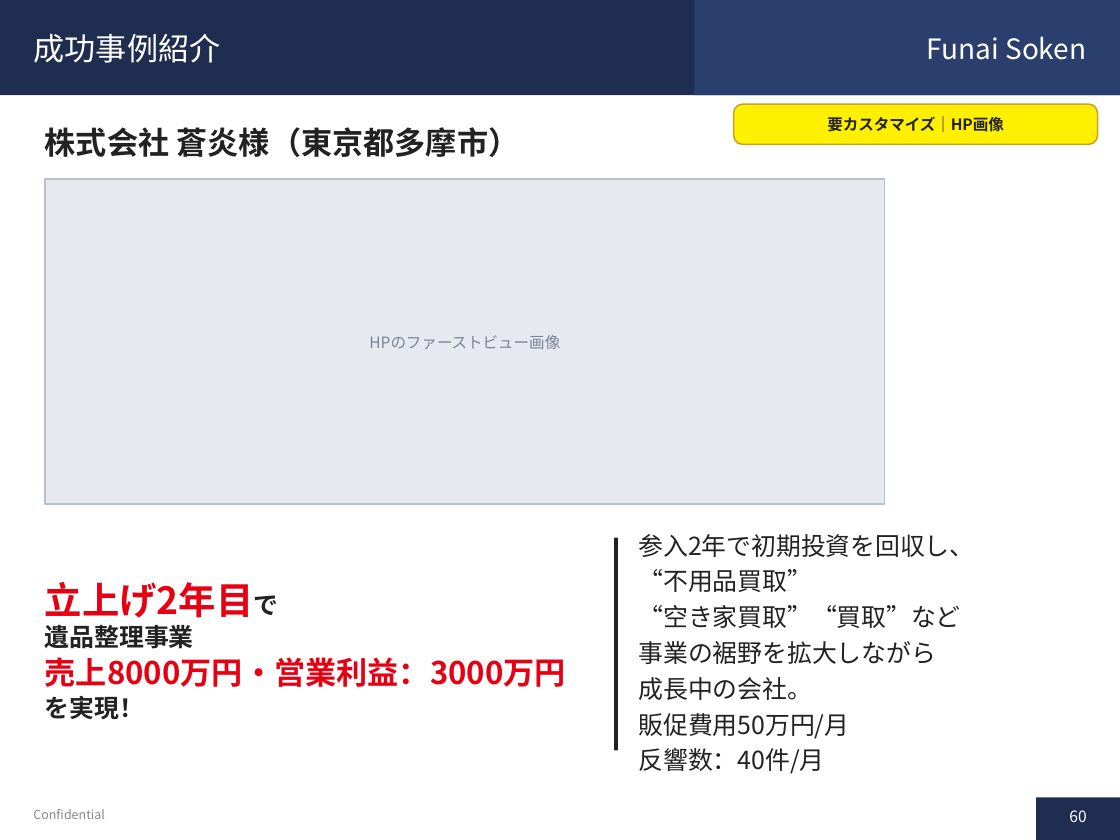
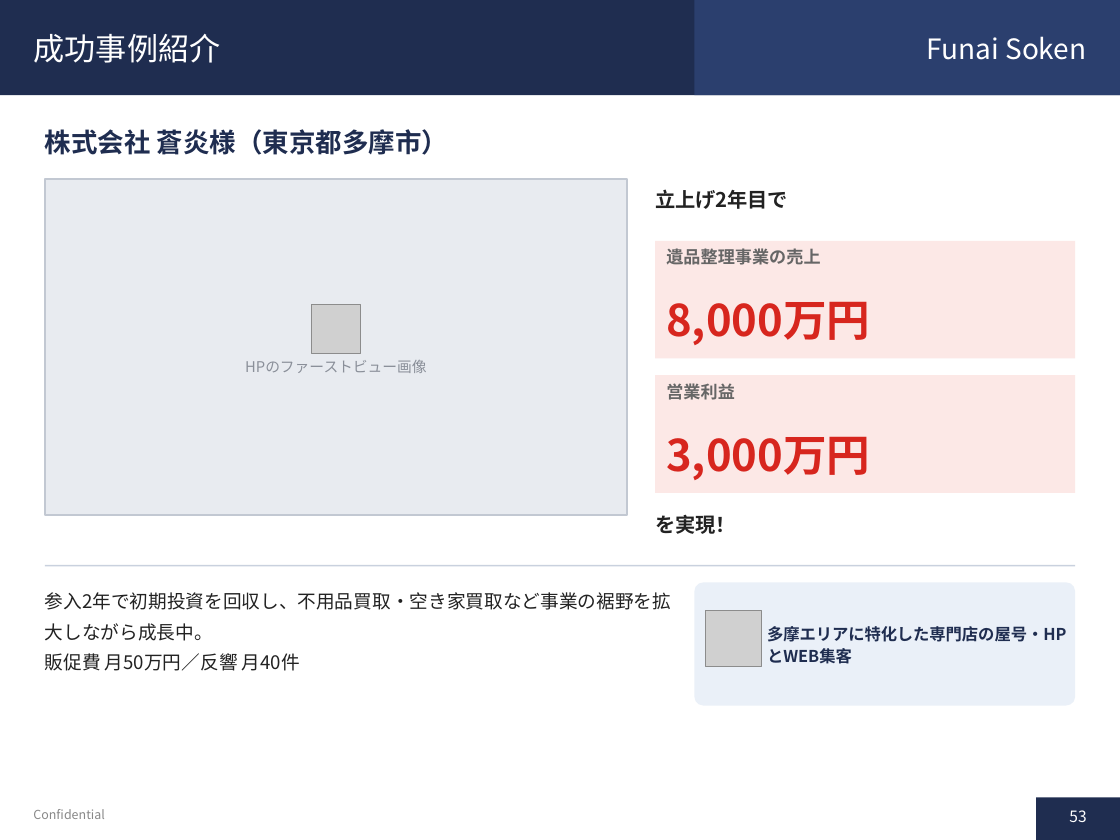
Before and after one commit to soshiro-iki-sys/-, a slide deck: slide 53 of proposals/遺品整理事業_企画書.pptx (slide 60 before the commit). Drawn at 1120x840 pixels with LibreOffice and Linux fonts; fonts in the diff are those of the drawing; grey boxes stand for pictures. Boxes give left, top, right and bottom in pixels: in the first picture for what was removed or moved away, otherwise in the second. Text is boxed around its words. In the diff, an @@ line names an element or a change of style, - is before the commit and + after.

```diff
--- a/proposals/遺品整理事業_企画書.pptx
+++ b/proposals/遺品整理事業_企画書.pptx
@@ text "株式会社 蒼炎様（東京都多摩市）" at (x1=45, y1=129, x2=449, y2=155): size 20 to 17 pt, text colour #222222 to #1F2D50; line spacing 1.1 to 1.12 @@
@@ rounded rectangle removed at (x1=734, y1=104, x2=1098, y2=144) @@
@@ text removed at (x1=827, y1=116, x2=1004, y2=132) @@
-要カスタマイズ｜HP画像
@@ rectangle resized from (x1=45, y1=179, x2=885, y2=504) to (x1=45, y1=179, x2=627, y2=515) @@
@@ rectangle at (x1=45, y1=179, x2=627, y2=515): fill #E6E9EF to #E8EBF0; outline #B8C0CC 1 pt to #C2C8D2 1 pt @@
@@ text added at (x1=655, y1=189, x2=788, y2=209), 13 pt, text #222222, bold @@
+立上げ2年目で
@@ rectangle added at (x1=655, y1=241, x2=1075, y2=358), fill #FCE8E6 @@
@@ text added at (x1=666, y1=248, x2=820, y2=265), 11 pt, text #666666, bold @@
+遺品整理事業の売上
@@ picture added at (x1=311, y1=305, x2=361, y2=354) @@
@@ text added at (x1=666, y1=301, x2=870, y2=345), 28 pt, text #D7261E, bold @@
+8,000万円
@@ text "HPのファーストビュー画像" moved from (x1=369, y1=335, x2=560, y2=349) to (x1=245, y1=360, x2=427, y2=373) @@
@@ text "HPのファーストビュー画像" at (x1=245, y1=360, x2=427, y2=373): size 10 to 9.5 pt, text colour #7A8494 to #8A8F99; line spacing 1.1 to 1.12; vertical alignment middle to top @@
@@ rectangle added at (x1=655, y1=375, x2=1075, y2=493), fill #FCE8E6 @@
@@ text added at (x1=666, y1=383, x2=735, y2=400), 11 pt, text #666666, bold @@
+営業利益
@@ text added at (x1=666, y1=436, x2=870, y2=480), 28 pt, text #D7261E, bold @@
+3,000万円
@@ line removed from (616, 538) to (616, 750) @@
@@ text added at (x1=655, y1=514, x2=736, y2=534), 13 pt, text #222222, bold @@
+を実現！
@@ line added from (45, 566) to (1075, 566), #C9D1DE 1 pt @@
@@ text at (x1=45, y1=592, x2=671, y2=671): text changed; size 16 to 12 pt @@
-参入2年で初期投資を回収し、
-“不用品買取”
-“空き家買取”“買取”など
-事業の裾野を拡大しながら
-成長中の会社。
-販促費用50万円/月
-反響数：40件/月
+参入2年で初期投資を回収し、不用品買取・空き家買取など事業の裾野を拡大しながら成長中。
+販促費 月50万円／反響 月40件
@@ text "参入2年で初期投資を回収し、不用品買取・空き家買取など事業の裾野を拡大しながら成長中。" at (x1=45, y1=592, x2=671, y2=671): vertical alignment middle to top @@
@@ text removed at (x1=45, y1=582, x2=566, y2=719) @@
-立上げ2年目で
-遺品整理事業
-売上8000万円・営業利益：3000万円
-を実現！
@@ rounded rectangle added at (x1=694, y1=582, x2=1075, y2=706), fill #EAF0F8 @@
@@ picture added at (x1=706, y1=610, x2=762, y2=666) @@
@@ text added at (x1=767, y1=626, x2=1066, y2=642), 10.5 pt, text #1F2D50, bold @@
+多摩エリアに特化した専門店の屋号・HPとWEB集客
@@ page number at (x1=1069, y1=810, x2=1086, y2=822): text changed @@
-60
+53
```
Also in this commit, not shown: 36 other slides changed, 20 slides added, 28 slides removed, 2 other files.
